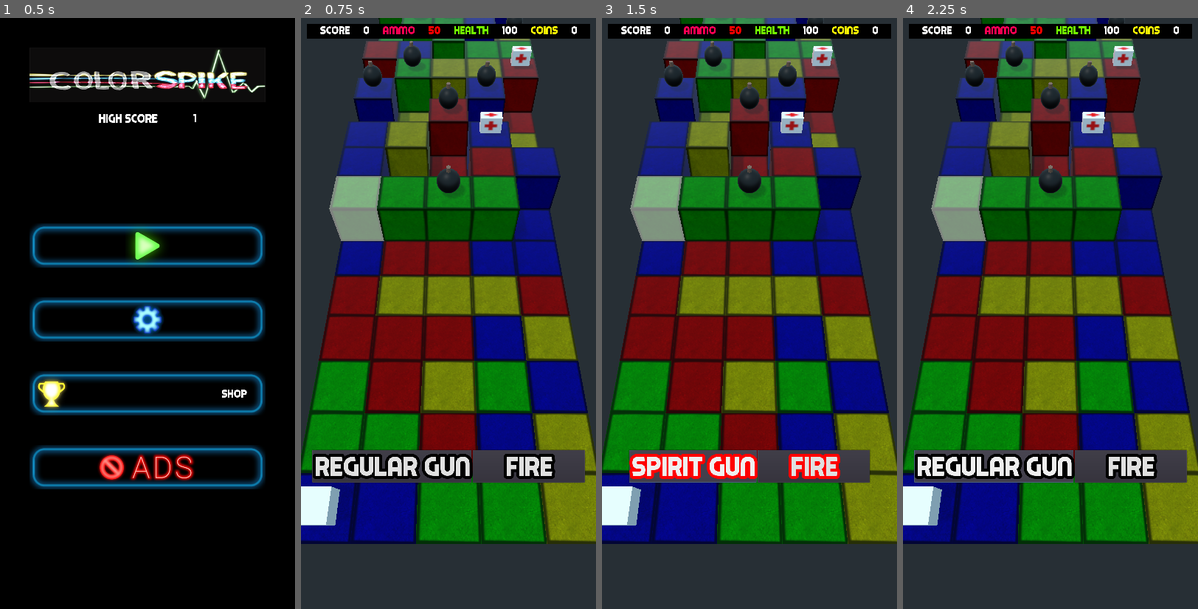
Above: before the commit, frames 1-4 (left to right).
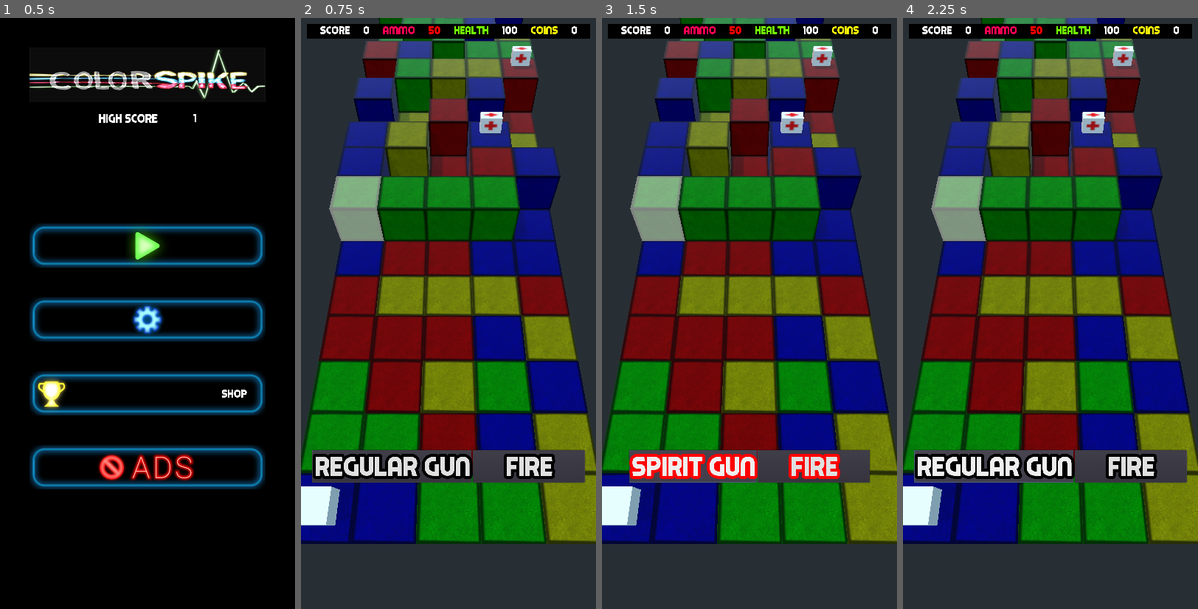
Above: after the commit, the same moments.

Repository: stevets/CSpike
Game: Godot game, scene res://Scenes/MainScreen.tscn
Same seed, same stepped clock (60 frames per second), same inputs: the game is played once before the commit and once after it.
Inputs (mouse positions are in pixels of both pictures, inside the frame that each line leads up to):
- Up to frame 1 (0.5 s): no input
- Up to frame 2 (0.75 s): click (448, 248) at 0.5 s
- Up to frame 3 (1.5 s): click "Regular Gun" at 1.25 s
- Up to frame 4 (2.25 s): click "Spirit Gun" at 2 s

Frame 1 is identical in both runs. In frame 2, 1.2% of the frame differs, in the area x 21-76%, y 0-31%; in frame 3, 1.2%; in frame 4, 1.2%.

Commit message:
added bomb timer and destroy

Diff:
--- a/Scenes/Player.tscn
+++ b/Scenes/Player.tscn
@@ -16,3 +16,8 @@
 [node name="MeshInstance" type="MeshInstance" parent="CollisionShape"]
 mesh = SubResource( 2 )
 material/0 = null
+
+[node name="BombTick" type="Timer" parent="."]
+one_shot = true
+
+[connection signal="timeout" from="BombTick" to="." method="_on_BombTick_timeout"]
--- a/Scenes/bomb.tscn
+++ b/Scenes/bomb.tscn
@@ -34,6 +34,7 @@
 }
 
 [node name="bomb" type="Spatial"]
+visible = false
 
 [node name="Light" type="Spatial" parent="."]
 transform = Transform( -0.290865, 0.566393, 0.771101, -0.0551891, 0.794672, -0.604525, -0.955171, -0.218391, -0.199883, 4.07625, 5.90386, -1.00545 )
--- a/Scenes/main.tscn
+++ b/Scenes/main.tscn
@@ -295,16 +295,13 @@
 [node name="Achievements" parent="." instance=ExtResource( 24 )]
 visible = false
 
-[node name="BombTick" type="Timer" parent="."]
-
 [connection signal="selfdestruct" from="." to="newcube" method="_on_Main_selfdestruct"]
 [connection signal="swiped" from="." to="Player" method="_on_Main_swiped"]
 [connection signal="swipedup" from="." to="Player" method="_on_Main_swipedup"]
+[connection signal="destroy" from="Player" to="pyramid" method="_on_Player_destroy"]
+[connection signal="destroy" from="Player" to="newcube" method="_on_Player_destroy"]
+[connection signal="destroy" from="Player" to="gem" method="_on_Player_destroy"]
 [connection signal="destroy" from="Player" to="ball" method="_on_Player_destroy"]
-[connection signal="destroy" from="Player" to="gem" method="_on_Player_destroy"]
-[connection signal="destroy" from="Player" to="newcube" method="_on_Player_destroy"]
-[connection signal="destroy" from="Player" to="pyramid" method="_on_Player_destroy"]
 [connection signal="timeout" from="GameTick" to="Player" method="_on_GameTick_timeout"]
 [connection signal="pressed" from="HUD/ScoreBox/VBoxContainer/FireButtons/Button" to="Player" method="_on_Button_pressed"]
 [connection signal="pressed" from="HUD/ScoreBox/VBoxContainer/FireButtons/Button2" to="Player" method="_on_Button2_pressed"]
-[connection signal="timeout" from="BombTick" to="." method="_on_BombTick_timeout"]
--- a/Scripts/Main.gd
+++ b/Scripts/Main.gd
@@ -33,7 +33,7 @@
 export var space = 1
 var rows = 20
 export var columns = 5
-onready var bombtimer = $BombTimer
+
 
 var ply : KinematicBody
 onready var tick = $GameTick
@@ -181,7 +181,7 @@
 						var bomb_node = bombinst.instance()
 						var dupbomb = bomb_node.duplicate()
 						s.get_child(0).get_child(1).add_child(dupbomb)
-						s.get_child(0).get_child(1).create_trimesh_collision()
+#						s.get_child(0).get_child(1).create_trimesh_collision()
 		#				var unique_mat1 = SpatialMaterial.new()
 						#s.get_child(0).get_child(1)
 		#				s.get_child(0).get_child(1).set_surface_material(0, unique_mat1)
@@ -257,9 +257,3 @@
 	firstrow = lastrow
 	lastrow = lastrow + 1
 	_createGameBoard(firstrow, lastrow)
-
-
-
-
-func _on_BombTick_timeout():
-	print("bomb exploded")
--- a/Scripts/Player.gd
+++ b/Scripts/Player.gd
@@ -10,6 +10,7 @@
 var result
 var colorcube
 var spiritdetected = false
+var bombexploded
 
 onready var globals = $"/root/Globalnode"
 onready var didstart = get_tree().get_root().get_node("Main")
@@ -121,7 +122,8 @@
 					if result.collider.get_parent().get_child(1).has_node("bomb"):
 						if result.collider.get_parent().get_child(1).get_child(0).name == "bomb":
 							result.collider.get_parent().get_child(1).get_child(0).visible = true
-#							bombtick.start(3)
+							bombtick.start(5)
+							bombexploded = result.collider.get_parent().get_child(1)
 							print("hi", result.collider.get_parent().get_child(1).get_child(0).name)
 #					print("hello", result.collider.get_parent().name)
 
@@ -202,3 +204,8 @@
 		#didstart.game_started = false
 		#emit_signal('click')
 		#print("click")
+
+
+func _on_BombTick_timeout():
+	print("Bomb Exploded")
+	bombexploded.queue_free()
